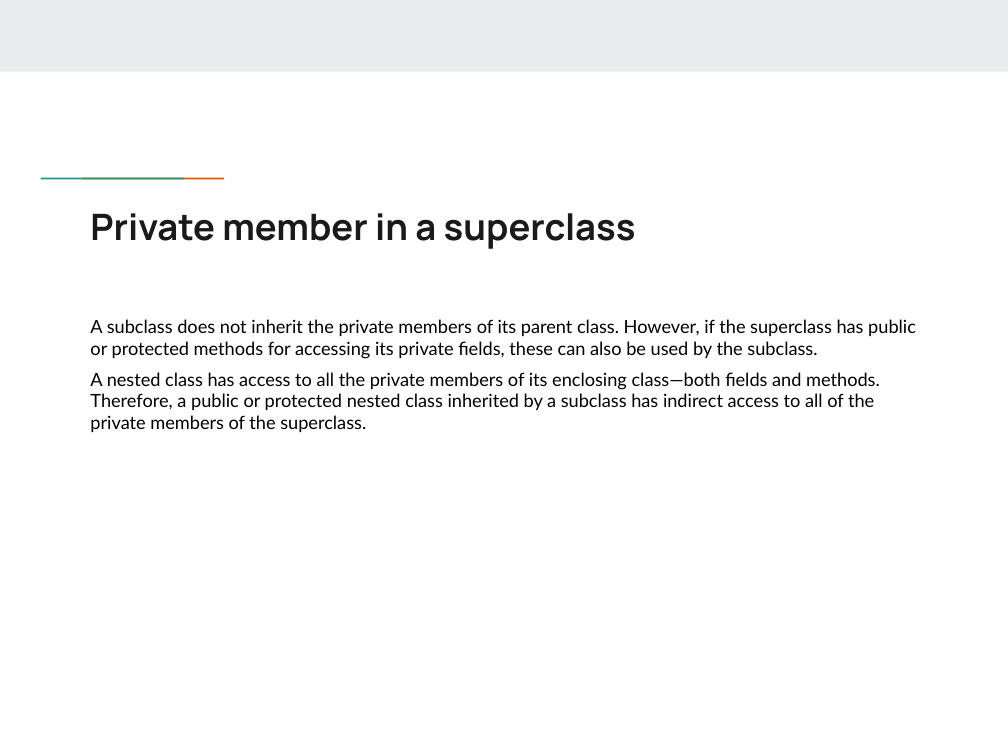
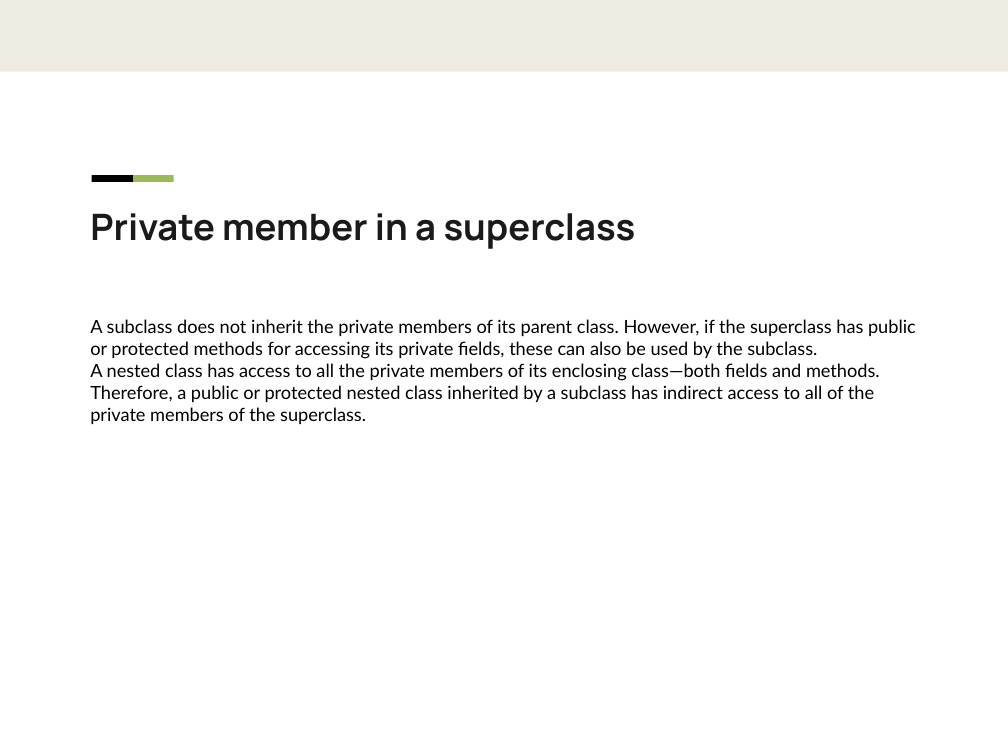
Before and after one commit to flyworker/java-workshop, a slide deck: slide 24 of JavaSE.pptx (slide 25 before the commit). Drawn at 1008x756 pixels with LibreOffice and Linux fonts; fonts in the diff are those of the drawing; background and template pictures are left out. Boxes give left, top, right and bottom in pixels: in the first picture for what was removed or moved away, otherwise in the second. Text is boxed around its words. In the diff, an @@ line names an element or a change of style, - is before the commit and + after.

```diff
--- a/JavaSE.pptx
+++ b/JavaSE.pptx
@@ rectangle at (x1=92, y1=175, x2=133, y2=182): fill #1A9988 to #000000 @@
@@ rectangle at (x1=133, y1=175, x2=174, y2=182): fill #EB5600 to #9BBB59 @@
@@ text at (x1=90, y1=363, x2=880, y2=424): less space between paragraphs @@
```
Also in this commit, not shown: 47 other slides changed, 8 other files.
